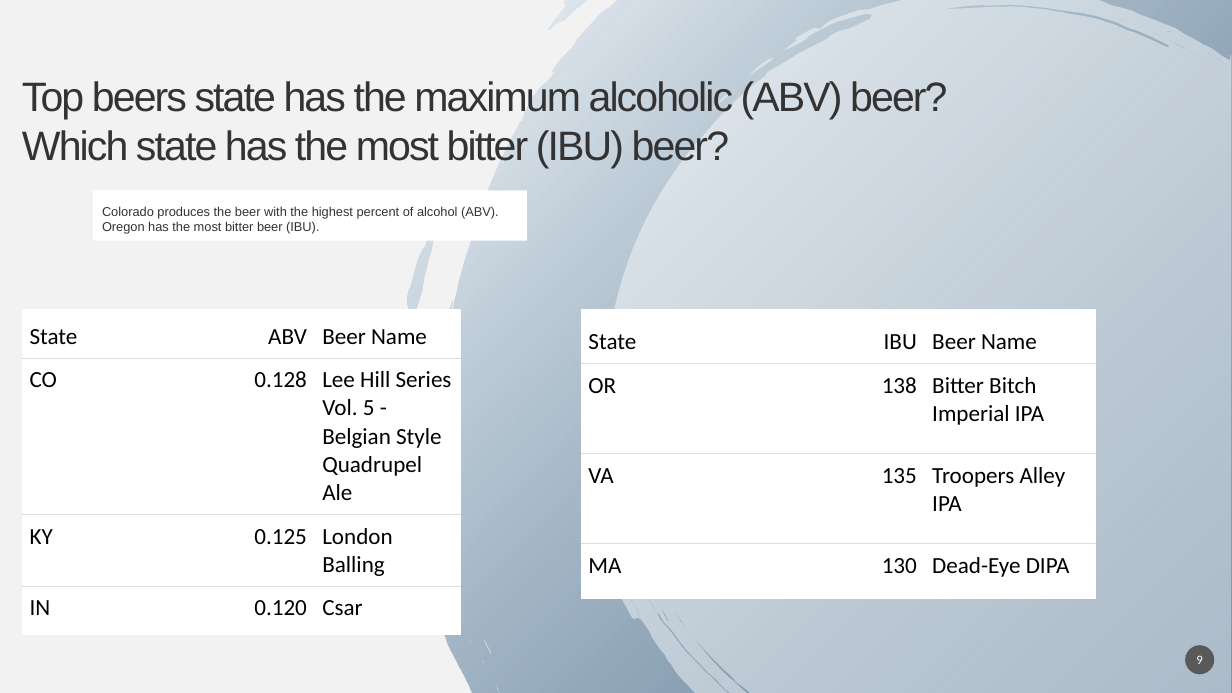
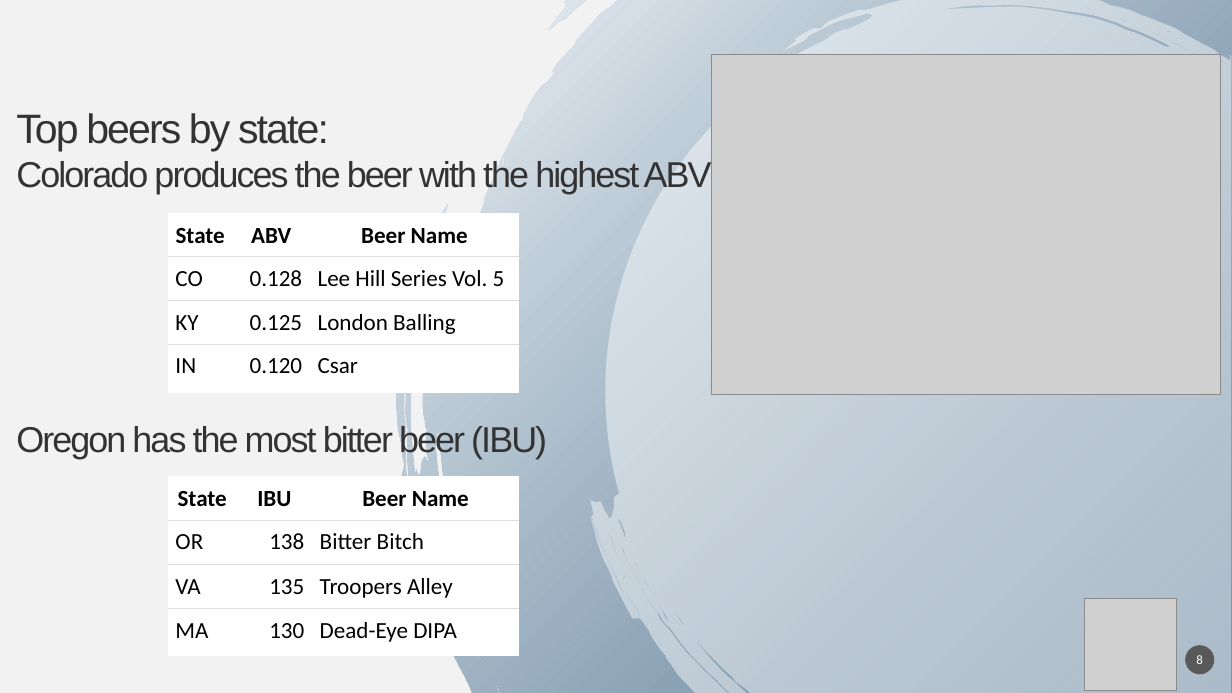
Before and after one commit to RudranilMitra/BeersAndBreweries, a slide deck: slide 8 of 2019 Brew Forward Project.pptx (slide 9 before the commit). Drawn at 1232x693 pixels with LibreOffice and Linux fonts; fonts in the diff are those of the drawing; grey boxes stand for pictures; background and template pictures are left out. Boxes give left, top, right and bottom in pixels: in the first picture for what was removed or moved away, otherwise in the second. Text is boxed around its words. In the diff, an @@ line names an element or a change of style, - is before the commit and + after.

```diff
--- a/2019 Brew Forward Project.pptx
+++ b/2019 Brew Forward Project.pptx
@@ picture added at (x1=712, y1=55, x2=1221, y2=394) @@
@@ title at (x1=16, y1=113, x2=712, y2=459): text changed; size 32 to 28 pt @@
-Top beers state has the maximum alcoholic (ABV) beer?
-Which state has the most bitter (IBU) beer?
+Top beers by state:
+Colorado produces the beer with the highest ABV
+Oregon has the most bitter beer (IBU)
@@ rectangle removed at (x1=92, y1=190, x2=527, y2=241) @@
-Colorado produces the beer with the highest percent of alcohol (ABV).
-Oregon has the most bitter beer (IBU).
@@ table at (x1=168, y1=213, x2=520, y2=393) @@
-row 2, column 3: Lee Hill Series Vol. 5 - Belgian Style Quadrupel Ale
+row 2, column 3: Lee Hill Series Vol. 5
@@ bold on in "State", "ABV", "Beer Name" @@
@@ alignment left to centre @@
@@ alignment right to centre @@
@@ table resized from (x1=22, y1=309, x2=460, y2=632) to (x1=168, y1=213, x2=520, y2=393) @@
@@ table at (x1=168, y1=477, x2=519, y2=656) @@
-row 2, column 3: Bitter Bitch Imperial IPA
+row 2, column 3: Bitter Bitch
-row 3, column 3: Troopers Alley IPA
+row 3, column 3: Troopers Alley
@@ bold on in "State", "IBU", "Beer Name" @@
@@ alignment left to centre @@
@@ alignment right to centre @@
@@ table resized from (x1=581, y1=309, x2=1097, y2=599) to (x1=168, y1=477, x2=519, y2=656) @@
@@ picture added at (x1=1085, y1=599, x2=1177, y2=690) @@
@@ page number at (x1=1196, y1=655, x2=1202, y2=664): text changed @@
-9
+8
```
Also in this commit, not shown: 10 other slides changed, 1 slide added, 2 slides removed, 10 other files.
